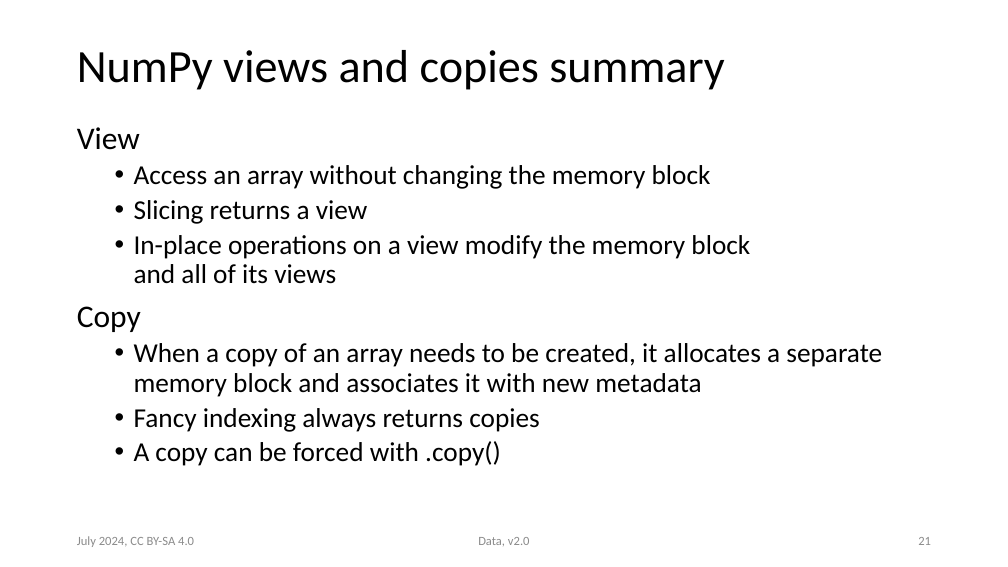
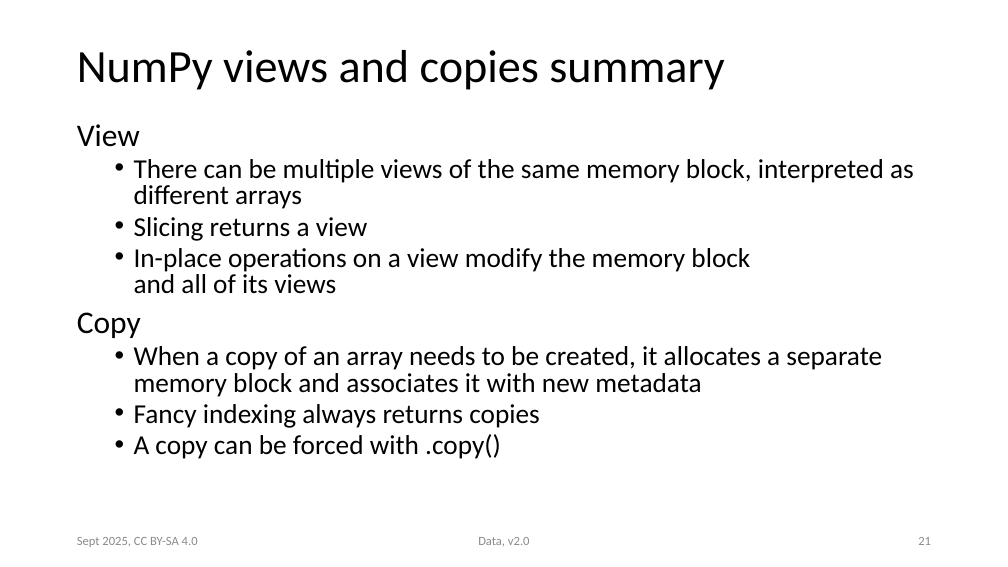
Before and after one commit to victoris93/data_class, a slide deck: slide 21 of numpy.pptx. Drawn at 1008x567 pixels with LibreOffice and Linux fonts; fonts in the diff are those of the drawing. Boxes give left, top, right and bottom in pixels: in the first picture for what was removed or moved away, otherwise in the second. Text is boxed around its words. In the diff, an @@ line names an element or a change of style, - is before the commit and + after.

```diff
--- a/numpy.pptx
+++ b/numpy.pptx
@@ text at (77, 124, 882, 459): line spacing 0.9 to 0.8 @@
@@ text at (134, 159, 914, 209): text changed @@
-  • Access an array without changing the memory block
+  • There can be multiple views of the same memory block, interpreted as different arrays
@@ text at (77, 537, 198, 547): text changed @@
-July 2024, CC BY-SA 4.0
+Sept 2025, CC BY-SA 4.0
```
Also in this commit, not shown: 27 other slides changed.
